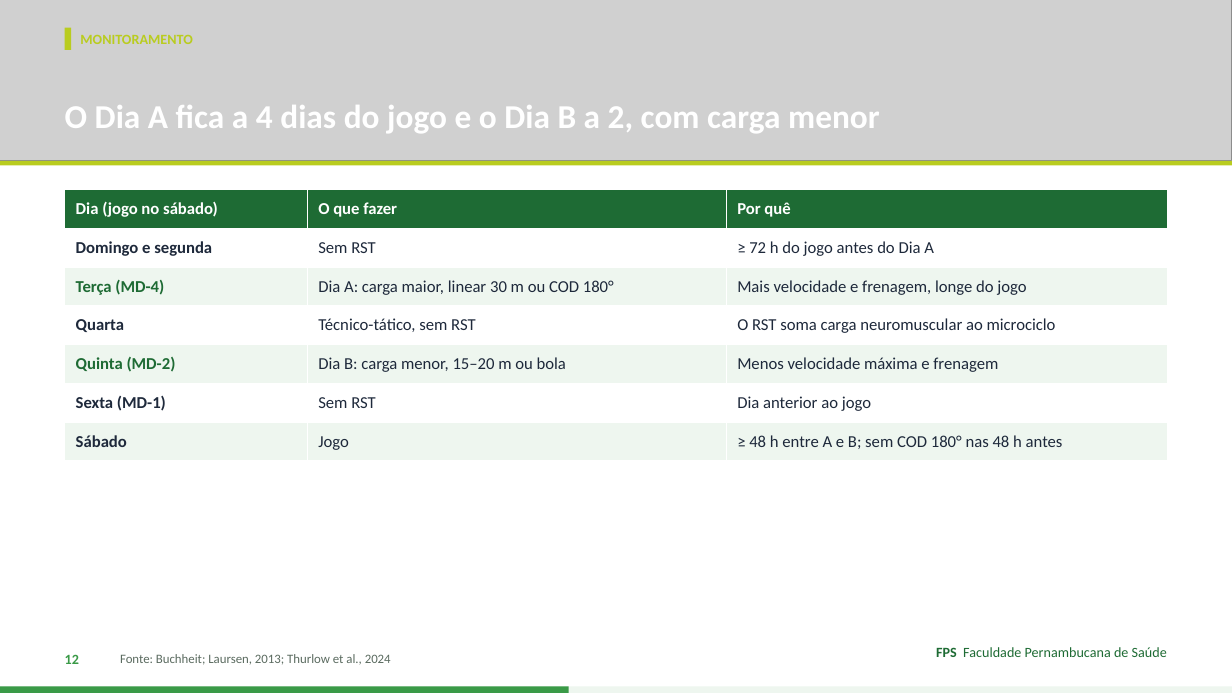
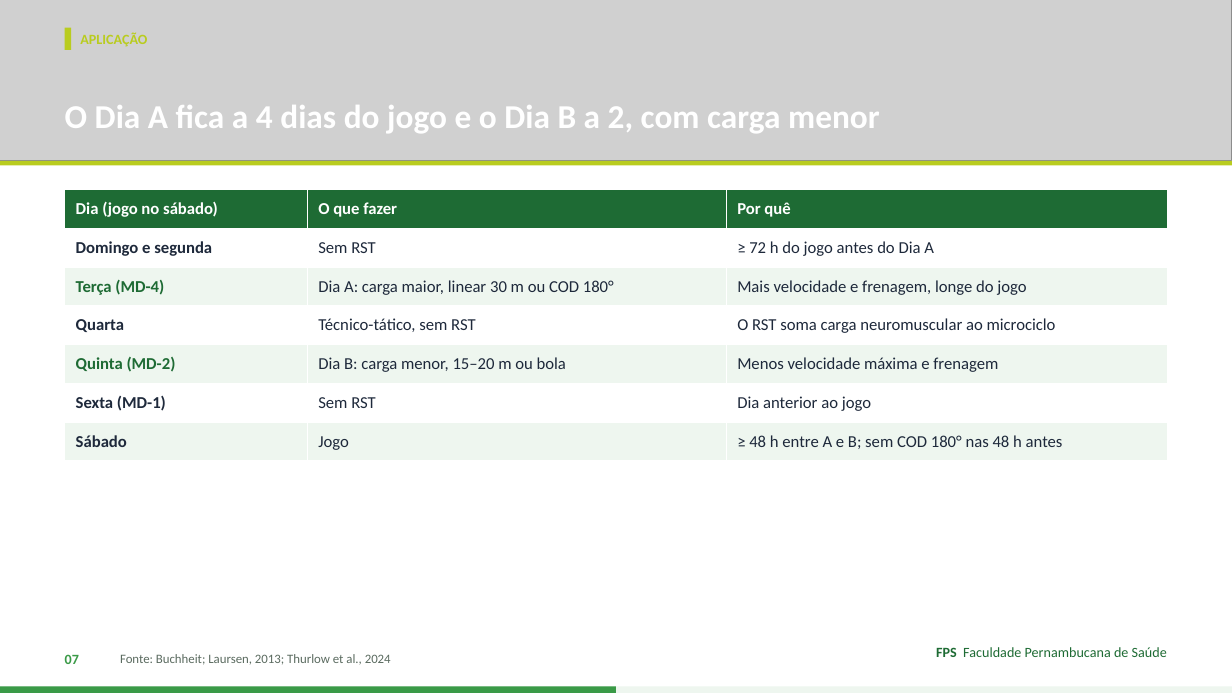
Before and after one commit to Institutomoraisandrade/CRM, a slide deck: slide 7 of trabalho-fps/trabalhos/2026-11-11-handebol-rsa/apresentacao.pptx (slide 12 before the commit). Drawn at 1232x693 pixels with LibreOffice and Linux fonts; fonts in the diff are those of the drawing; grey boxes stand for pictures. Boxes give left, top, right and bottom in pixels: in the first picture for what was removed or moved away, otherwise in the second. Text is boxed around its words. In the diff, an @@ line names an element or a change of style, - is before the commit and + after.

```diff
--- a/trabalho-fps/trabalhos/2026-11-11-handebol-rsa/apresentacao.pptx
+++ b/trabalho-fps/trabalhos/2026-11-11-handebol-rsa/apresentacao.pptx
@@ text at [80, 32, 147, 47]: text changed @@
-MONITORAMENTO
+APLICAÇÃO
@@ text at [65, 654, 79, 664]: text changed @@
-12
+07
@@ rectangle: place and size @@
-rectangle at [0, 687, 568, 693]
+rectangle at [0, 687, 616, 693]
```
Also in this commit, not shown: 12 other slides changed, 1 slide added, 15 slides removed, 4 other files.
